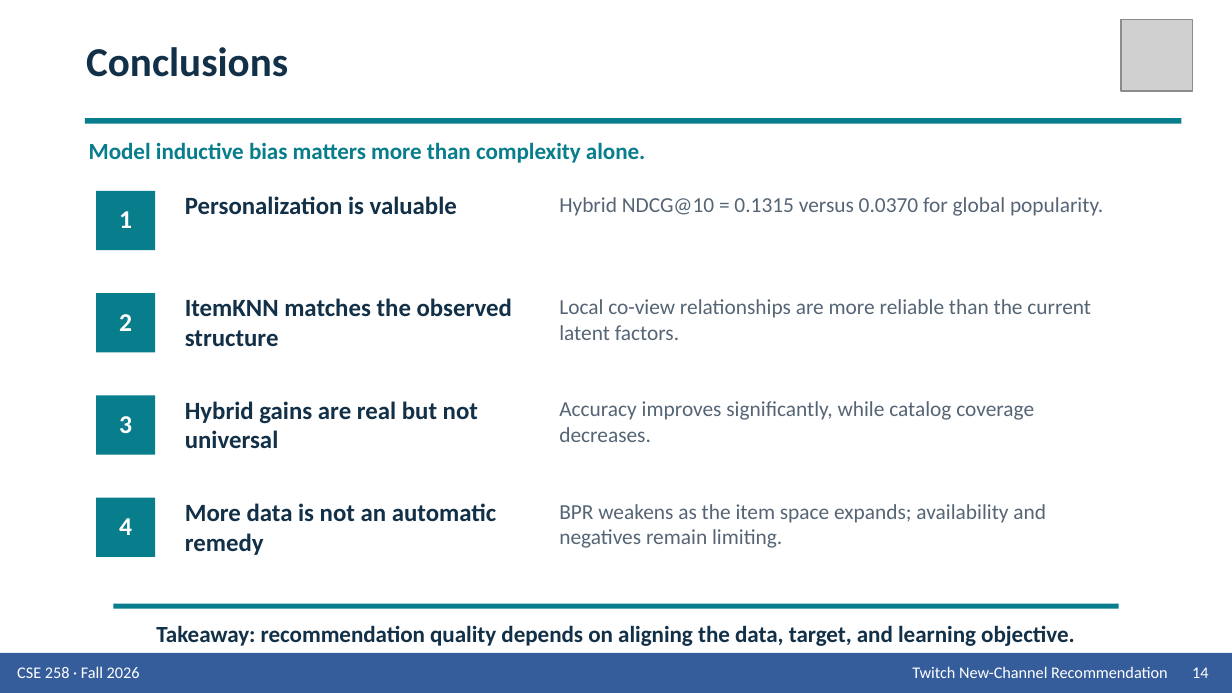
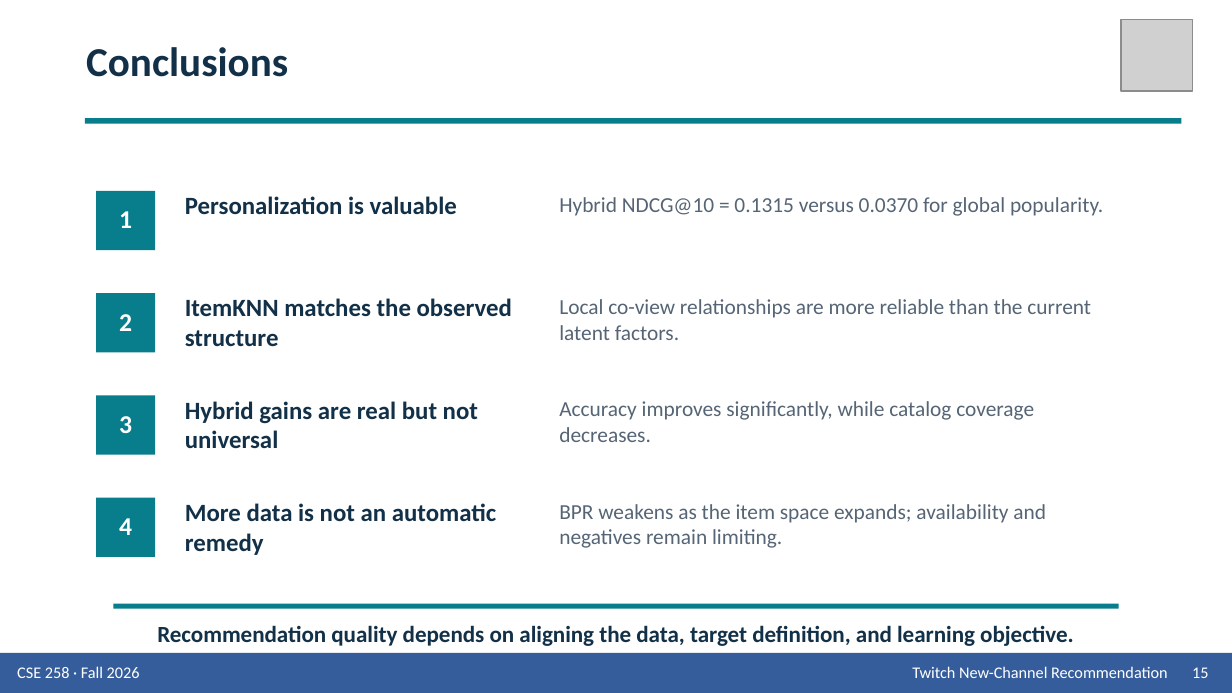
Before and after one commit to Wen-Chieh-Lo/You-know-who-did-God-did-, a slide deck: slide 15 of presentation/Group_9_Presentation_Twitch.pptx (slide 14 before the commit). Drawn at 1232x693 pixels with LibreOffice and Linux fonts; fonts in the diff are those of the drawing; grey boxes stand for pictures. Boxes give left, top, right and bottom in pixels: in the first picture for what was removed or moved away, otherwise in the second. Text is boxed around its words. In the diff, an @@ line names an element or a change of style, - is before the commit and + after.

```diff
--- a/presentation/Group_9_Presentation_Twitch.pptx
+++ b/presentation/Group_9_Presentation_Twitch.pptx
@@ text removed at (89,142,645,163) @@
-Model inductive bias matters more than complexity alone.
@@ text at (157,625,1074,646): text changed @@
-Takeaway: recommendation quality depends on aligning the data, target, and learning objective.
+Recommendation quality depends on aligning the data, target definition, and learning objective.
@@ text at (1192,667,1208,678): text changed @@
-14
+15
```
Also in this commit, not shown: 11 other slides changed, 2 slides added, 1 slide removed, 2 other files.
